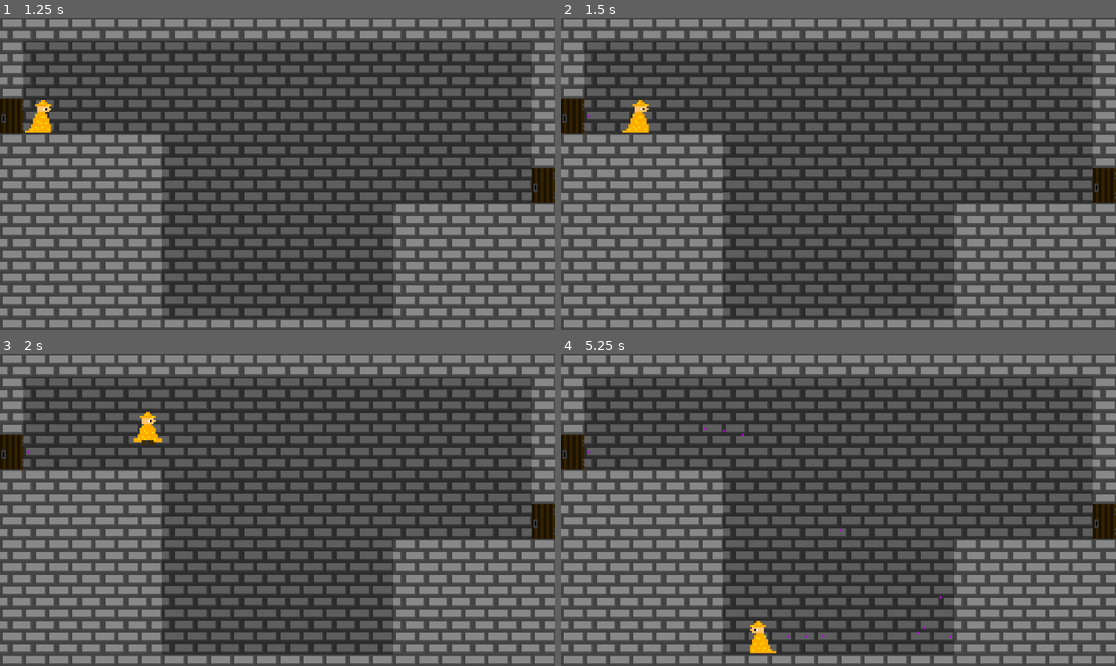
Above: before the commit, frames 1-4 (two rows, left to right).
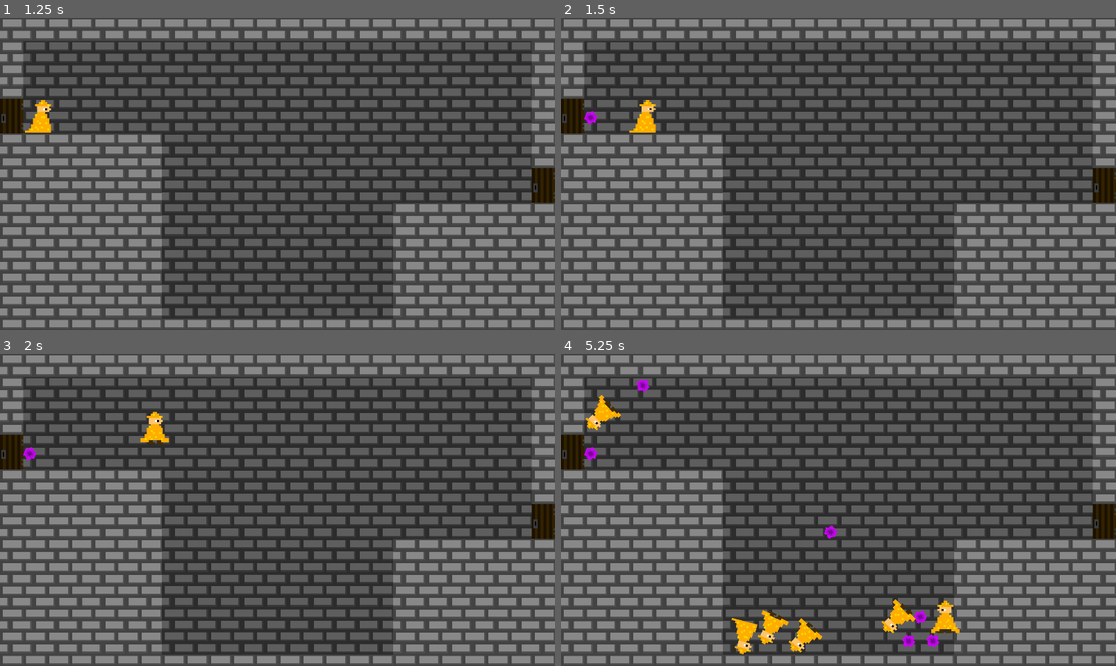
Above: after the commit, the same moments.

Repository: Gplayer128/Bouncemancer
Game: Godot game, scene res://Scenes/MainMenu.tscn
Two runs of this game, one before a commit and one after it. Both use one fixed random seed, a clock stepped at 60 frames per second and the inputs below.
Inputs (mouse positions are in pixels of both pictures, inside the frame that each line leads up to):
- Up to frame 1 (1.25 s): click "Start Game" at 0.5 s
- Up to frame 2 (1.5 s): tap Enter at 1.25 s; move the mouse to (960, 158) at 1.27 s; hold D (right) from 1.28 s (still down); hold 1 (1) from 1.28 s (still down); click (960, 158) at 1.42 s
- Up to frame 3 (2 s): keep holding D (right); keep holding 1 (1); tap Space (jump) at 1.52 s
- Up to frame 4 (5.25 s): move the mouse to (727, 525) at 2.02 s; release D (right) at 2.03 s; release 1 (1) at 2.03 s; hold Down 2.03-2.78 s; tap 1 (1) at 2.1, 3.8, 5.1 s; tap Space (jump) at 2.27, 3.77, 4.52 s; move the mouse to (894, 441) at 2.77 s; hold D (right) 2.78-3.53 s; hold 1 (1) 2.78-3.53 s; tap Alt at 2.85 s; move the mouse to (810, 572) at 3.52 s; hold Up 3.53-4.28 s; tap Shift at 3.6 s; click (810, 572) at 3.67 s; move the mouse to (1005, 556) at 4.27 s; hold 1 (1) 4.28-5.03 s; hold A (left) from 4.28 s (still down); move the mouse to (672, 463) at 5.02 s

Frame 1 is identical in both runs. In frame 2, 0.4% of the frame differs, in the area x 4-18%, y 26-37%; in frame 3, 0.4%; in frame 4, 2.4%, in the area x 4-72%, y 8-97%.
Error after the commit: Invalid call. Nonexistent function 'shoot' in base 'AnimatedSprite2D'. (res://Scripts/player.gd:57)

Commit message:
.

Diff:
--- a/Scenes/projectile.tscn
+++ b/Scenes/projectile.tscn
@@ -19,6 +19,7 @@
 [ext_resource type="Texture2D" uid="uid://bqq5wvrahl4j2" path="res://Assets/Portalball/Transform/portalball_trn6.png" id="17_jpo8b"]
 [ext_resource type="Texture2D" uid="uid://cbmdqcw77vg2x" path="res://Assets/Portalball/Transform/portalball_trn7.png" id="18_gn4o2"]
 [ext_resource type="Texture2D" uid="uid://j25wdvrk41wj" path="res://Assets/Portalball/Transform/portalball_trn8.png" id="19_frn26"]
+[ext_resource type="PackedScene" uid="uid://d0pe6m1p3epgf" path="res://Scenes/player.tscn" id="20_oxmit"]
 
 [sub_resource type="SpriteFrames" id="SpriteFrames_sxovr"]
 animations = [{
@@ -93,13 +94,18 @@
 }]
 
 [sub_resource type="CircleShape2D" id="CircleShape2D_8wt1i"]
+radius = 38.052597
 
 [node name="projectile" type="CharacterBody2D" unique_id=1040299986]
 script = ExtResource("11_d6p7i")
 
 [node name="AnimatedSprite2D" type="AnimatedSprite2D" parent="." unique_id=1093829602]
+scale = Vector2(5, 5)
 sprite_frames = SubResource("SpriteFrames_sxovr")
 animation = &"trans"
 
 [node name="CollisionShape2D" type="CollisionShape2D" parent="." unique_id=50945272]
 shape = SubResource("CircleShape2D_8wt1i")
+
+[node name="player" parent="." unique_id=1689147481 instance=ExtResource("20_oxmit")]
+position = Vector2(109, -1)
--- a/Scripts/player.gd
+++ b/Scripts/player.gd
@@ -50,8 +50,8 @@
 
 	move_and_slide()
 
-func _unhandled_input(event: InputEvent) -> void:
-	if event.is_action("1"):
-		Global.player_pos = position
+func _input(event: InputEvent) -> void:
+	if event.is_action_pressed("1"):
+		Global.player_pos = position + Vector2(0.0, 5.0)
 		Global.bullet_dir = dir_start - get_global_mouse_position()
 		bullet_manager_var.shoot()
